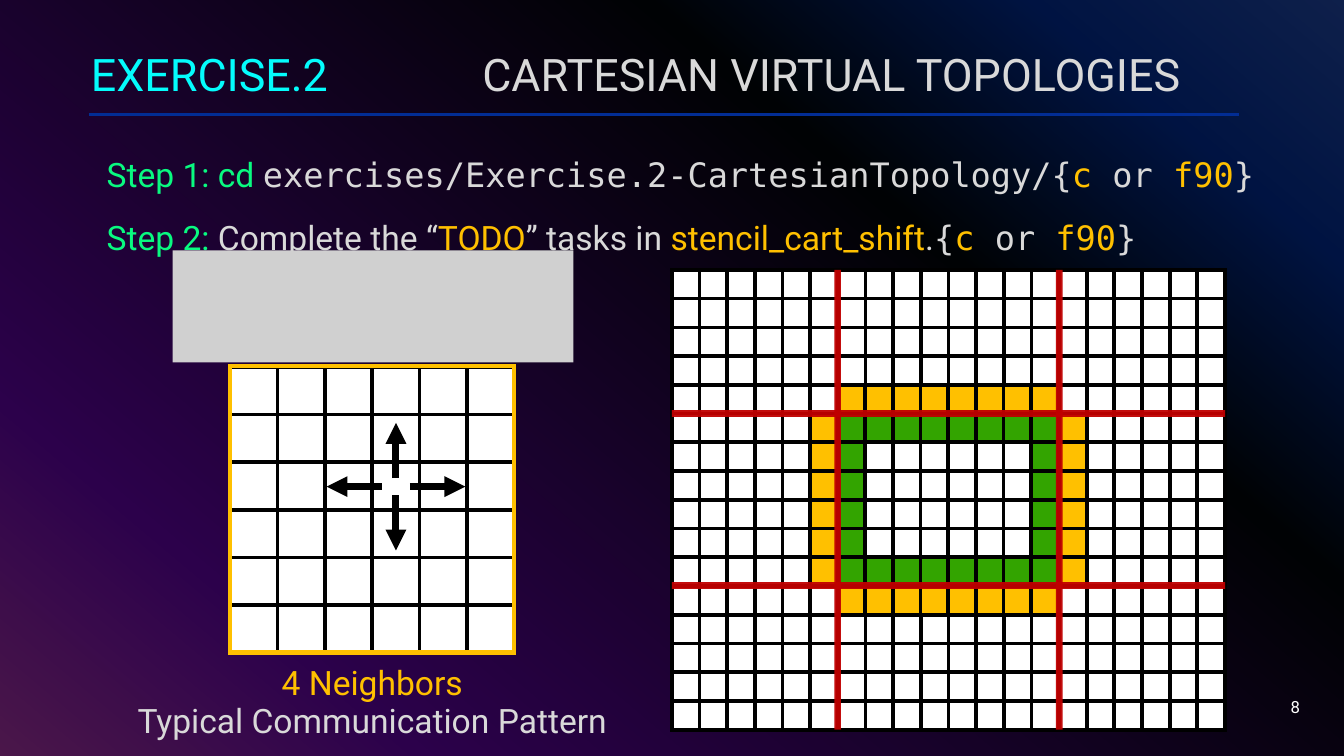
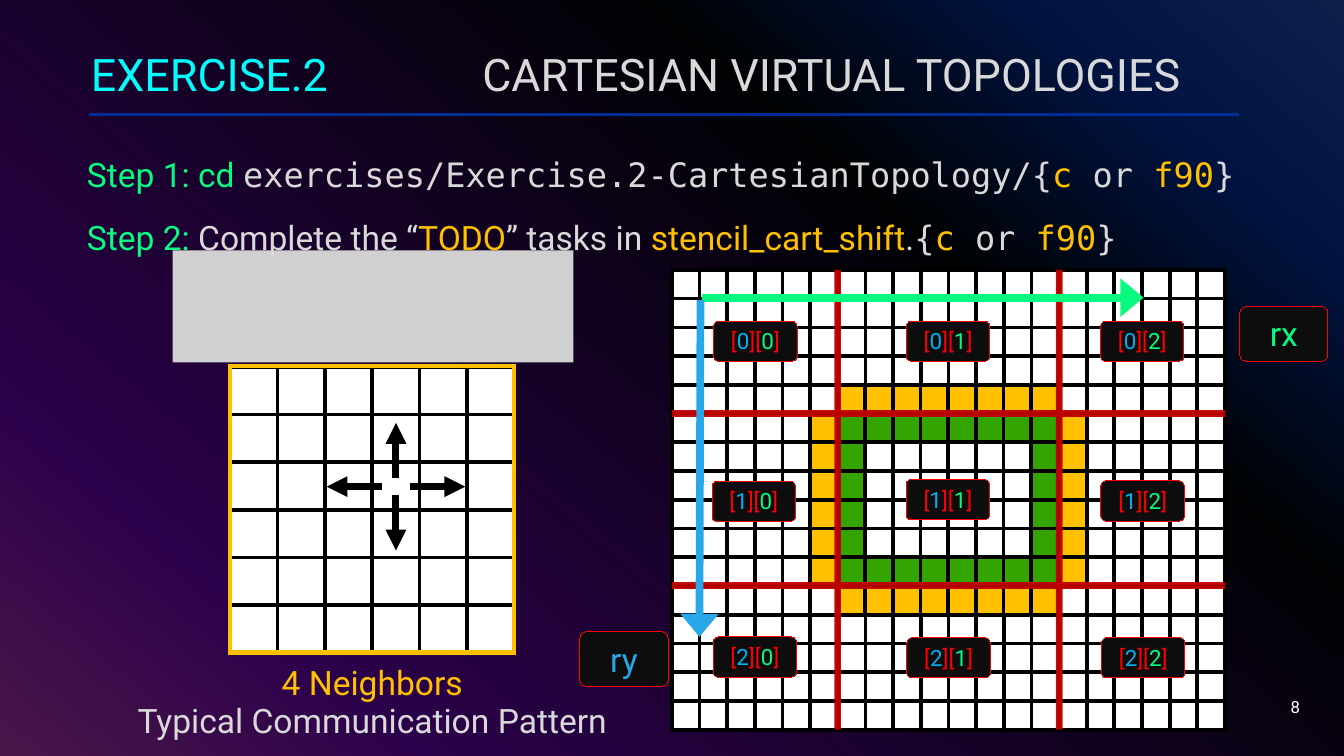
Before and after one commit to ackirby88/IHPCSS2024-mpi, a slide deck: slide 8 of slides/IHPCSS24-Track2-MPI-HandsOnExercises.pptx. Drawn at 1344x756 pixels with LibreOffice and Linux fonts; fonts in the diff are those of the drawing; grey boxes stand for pictures. Boxes give left, top, right and bottom in pixels: in the first picture for what was removed or moved away, otherwise in the second. Text is boxed around its words. In the diff, an @@ line names an element or a change of style, - is before the commit and + after.

Commit message:
Update hands on exercises.

```diff
--- a/slides/IHPCSS24-Track2-MPI-HandsOnExercises.pptx
+++ b/slides/IHPCSS24-Track2-MPI-HandsOnExercises.pptx
@@ text "Step 1: cd exercises/Exercise.2-CartesianTopology/{c or ...": place and size @@
-text "Step 1: cd exercises/Exercise.2-CartesianTopology/{c or ..." at [107,161,1254,258]
+text "Step 1: cd exercises/Exercise.2-CartesianTopology/{c or ..." at [87,161,1234,258]
@@ arrow added from (706, 297) to (1143, 297), #09FA80 5.5 pt @@
@@ arrow added from (701, 304) to (700, 637), #28A8E8 5.5 pt @@
@@ rounded rectangle added at [714,322,798,362], fill #0D0D0D, outline #FF0000 0.75 pt, 16 pt, text #FF0000 @@
+[0][0]
@@ rounded rectangle added at [906,322,990,362], fill #0D0D0D, outline #FF0000 0.75 pt, 16 pt, text #FF0000 @@
+[0][1]
@@ rounded rectangle added at [1101,322,1185,362], fill #0D0D0D, outline #FF0000 0.75 pt, 16 pt, text #FF0000 @@
+[0][2]
@@ rounded rectangle added at [1240,307,1329,361], fill #0D0D0D, outline #FF0000 0.75 pt, 24 pt, text #09FA80 @@
+rx
@@ rounded rectangle added at [712,481,796,521], fill #0D0D0D, outline #FF0000 0.75 pt, 16 pt, text #FF0000 @@
+[1][0]
@@ rounded rectangle added at [906,480,990,520], fill #0D0D0D, outline #FF0000 0.75 pt, 16 pt, text #FF0000 @@
+[1][1]
@@ rounded rectangle added at [1101,481,1185,521], fill #0D0D0D, outline #FF0000 0.75 pt, 16 pt, text #FF0000 @@
+[1][2]
@@ rounded rectangle added at [580,632,668,687], fill #0D0D0D, outline #FF0000 0.75 pt, 24 pt, text #28A8E8 @@
+ry
@@ rounded rectangle added at [714,637,798,678], fill #0D0D0D, outline #FF0000 0.75 pt, 16 pt, text #FF0000 @@
+[2][0]
@@ rounded rectangle added at [907,638,991,679], fill #0D0D0D, outline #FF0000 0.75 pt, 16 pt, text #FF0000 @@
+[2][1]
@@ rounded rectangle added at [1102,638,1186,679], fill #0D0D0D, outline #FF0000 0.75 pt, 16 pt, text #FF0000 @@
+[2][2]
```
Also in this commit, not shown: 4 other slides changed, 5 slides added, 3 slides removed, 4 other files.
